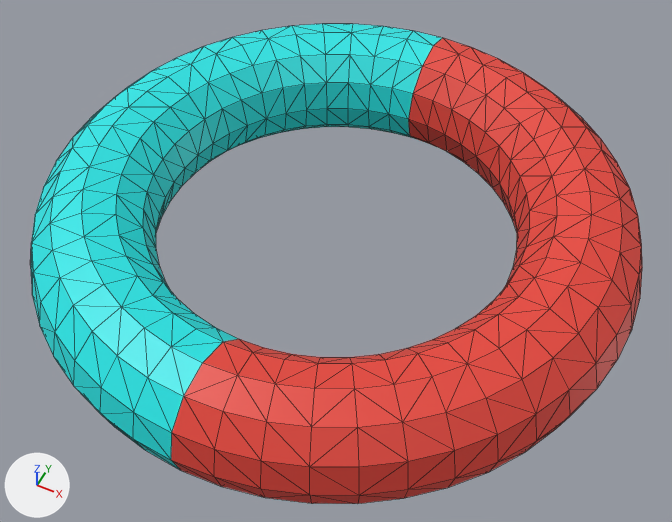
A saved change to the COLLADA model Models/object1.dae.
Camera for both pictures: a camera (50 mm lens) standing at (1.22, -2.43, 2.8) and looking at (0.05, -0.11, -0.11). The axes (+X, +Y, +Z) are drawn at lower left. The lights are the same throughout. Mesh edges are drawn as thin lines. Where no turn or scale is listed for an object, it has been applied to the vertices.

In view in the first picture: 'TorusObject'.
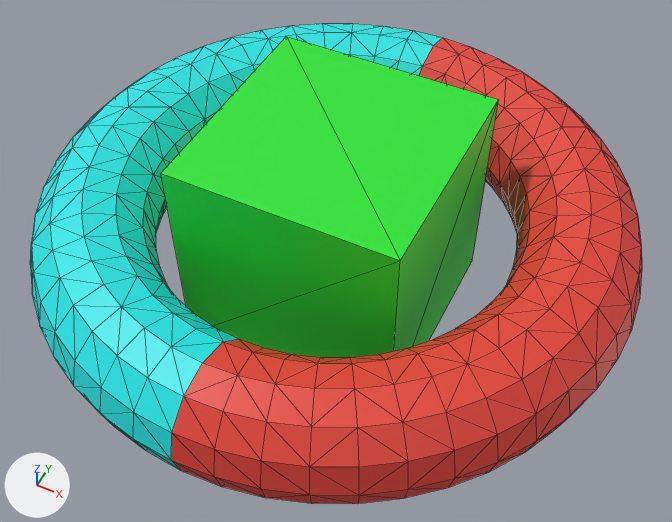
Commit message: Added a cube to the scene

What differs and where, as boxes [x1, y1, x2, y2] in the pictures (672 x 522 px):
'CubeObject', added (green): after [161, 36, 499, 357]

The change, as a diff of the scene's bpy script:
```diff
--- a/Models/object1.dae.py
+++ b/Models/object1.dae.py
@@ mat_material_003 @@
+mat_material_003 = principled_material('Material.003')
+mat_material_003.base_color = (0.0193, 0.8, 0.0327)  # green #26e733
@@ me_cubemesh @@
+me_cubemesh.from_pydata(...)  # a box spanning x -0.478..0.478, y -0.478..0.478, z -0.478..0.478
+me_cubemesh.materials.append(mat_material_003)  # green #26e733
@@ ob_cubeobject @@
+ob_cubeobject = bpy.data.objects.new('CubeObject', me_cubemesh)
+ob_cubeobject.location = (0.0, 0.0, 0.0)
```
